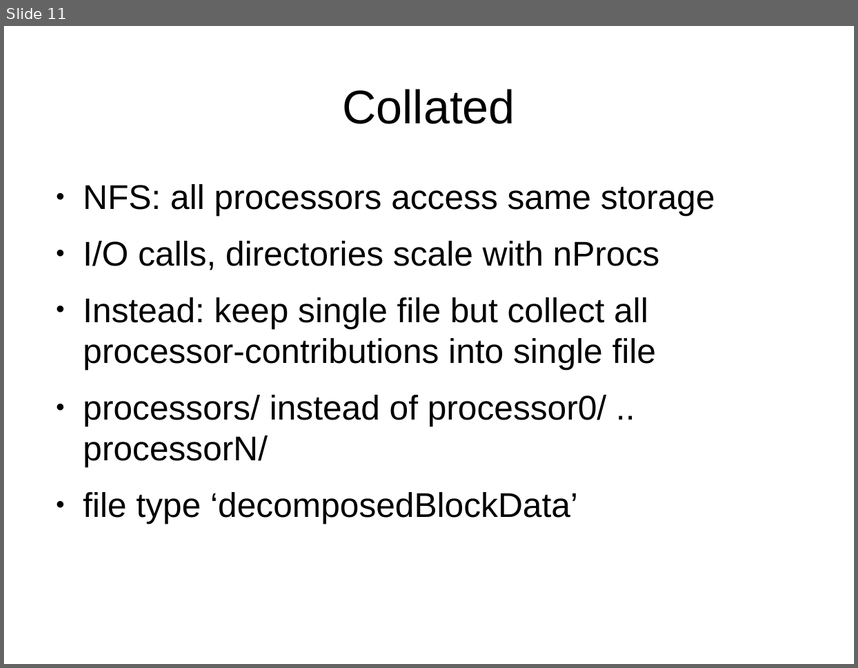
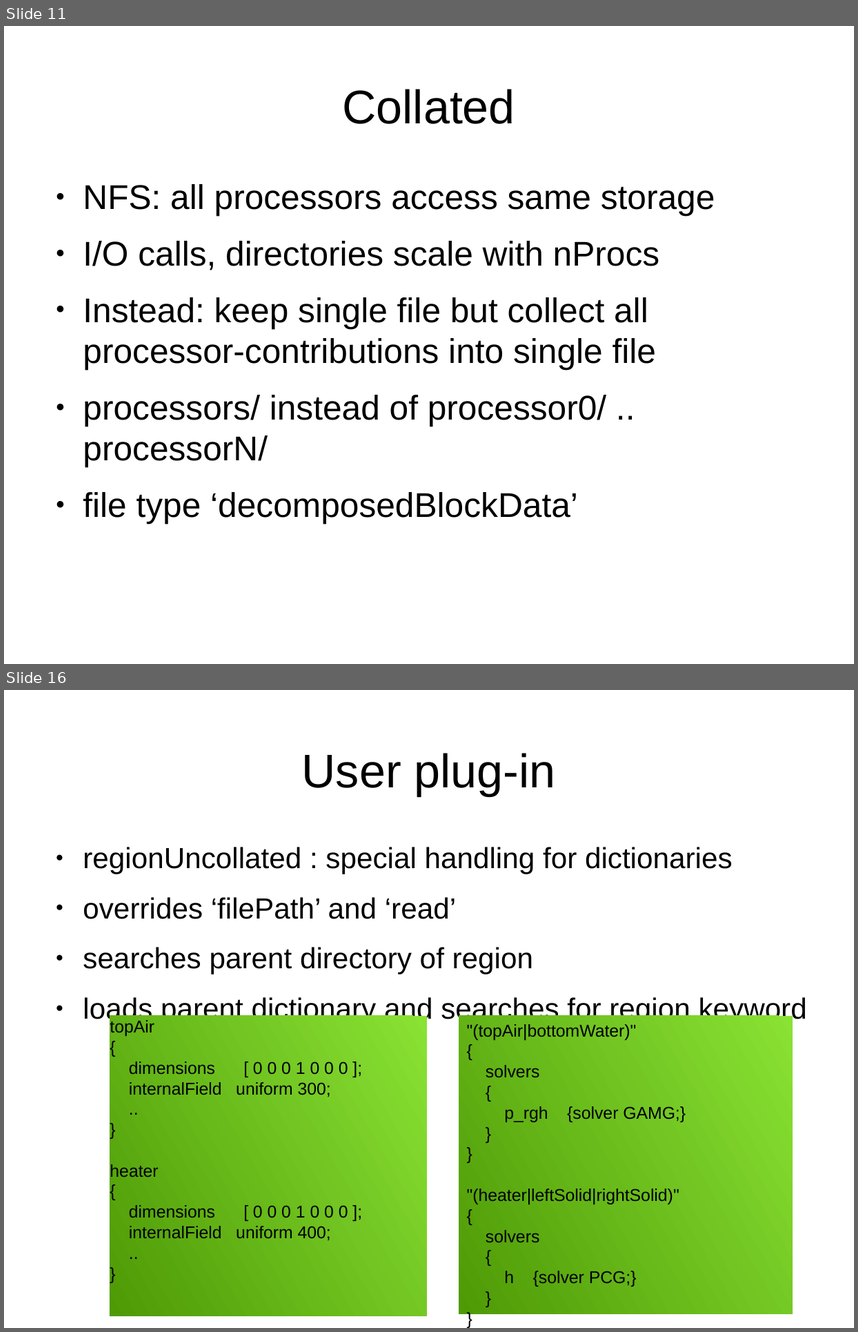
Before and after one commit to mattijsjanssens/mattijs-extensions, a slide deck: doc/Notes/GlobalFile_UGM2017/presentation.odp. Shown one above the other, each under a label of ours: slide 11 before the commit, slides 11 and 16 after it; the slides between them are not shown. The pictures are 858x668 and 858x1332 pixels, drawn with LibreOffice and Linux fonts; fonts in the diff are those of the drawing. Boxes give left, top, right and bottom in pixels: in the first picture for what was removed or moved away, otherwise in the second. Text is boxed around its words. In the diff, an @@ line names an element or a change of style, - is before the commit and + after.

```diff
--- a/doc/Notes/GlobalFile_UGM2017/presentation.odp
+++ b/doc/Notes/GlobalFile_UGM2017/presentation.odp
@@ slide 16 added at [4, 690, 854, 1328], background #FFFFFF @@
@@ title added at [302, 753, 556, 796], 44 pt, text #000000 @@
+User plug-in
@@ text added at [83, 847, 807, 1024], 27.2 pt, text #000000 @@
+● regionUncollated : special handling for dictionaries
+● overrides ‘filePath’ and ‘read’
+● searches parent directory of region
+● loads parent dictionary and searches for region keyword
@@ text added at [110, 1016, 427, 1316], fill gradient #8AE234 to #4E9A06, 16 pt, text #000000 @@
+topAir
+{
+dimensions [ 0 0 0 1 0 0 0 ];
+internalField uniform 300;
+..
+}
+heater
+{
+dimensions [ 0 0 0 1 0 0 0 ];
+internalField uniform 400;
+..
+}
@@ rectangle added at [459, 1016, 793, 1313], fill gradient #8AE234 to #4E9A06, 16 pt, text #000000 @@
+"(topAir|bottomWater)"
+{
+solvers
+{
+p_rgh {solver GAMG;}
+}
+}
+"(heater|leftSolid|rightSolid)"
+{
+solvers
+{
+h {solver PCG;}
+}
+}
```
Also in this commit, not shown: 3 slides changed, 3 other slides added.
